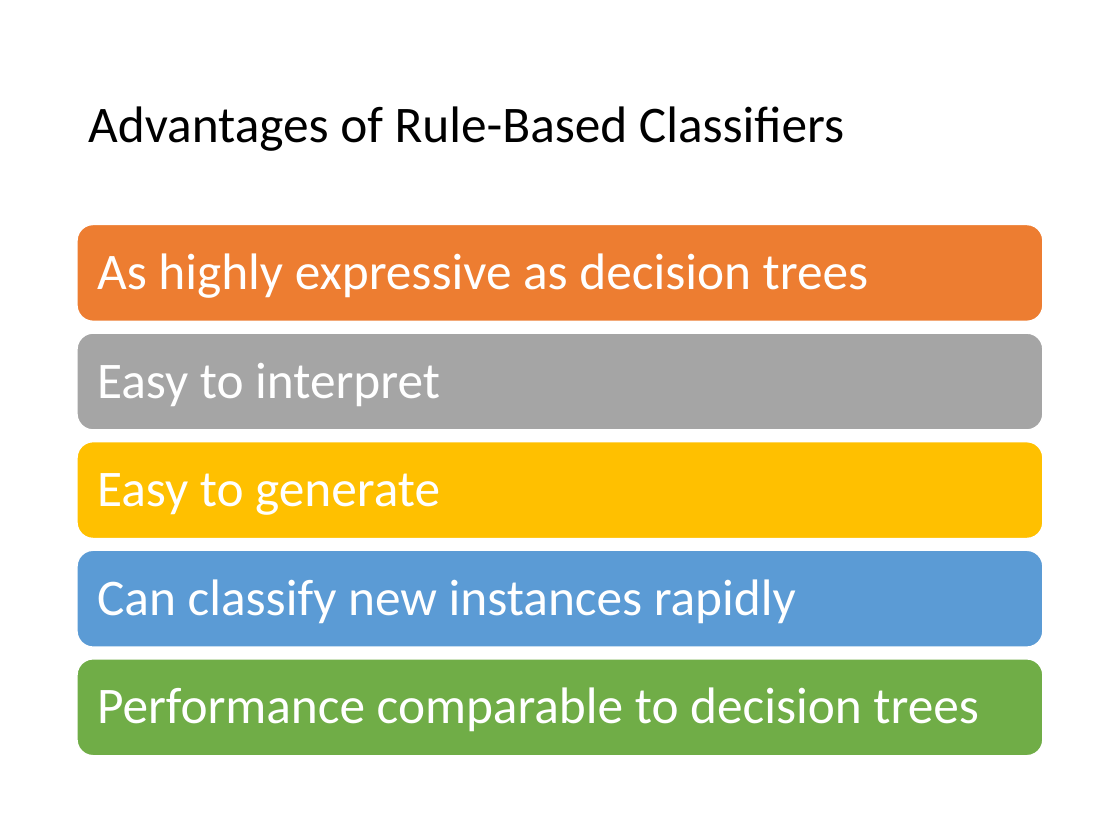
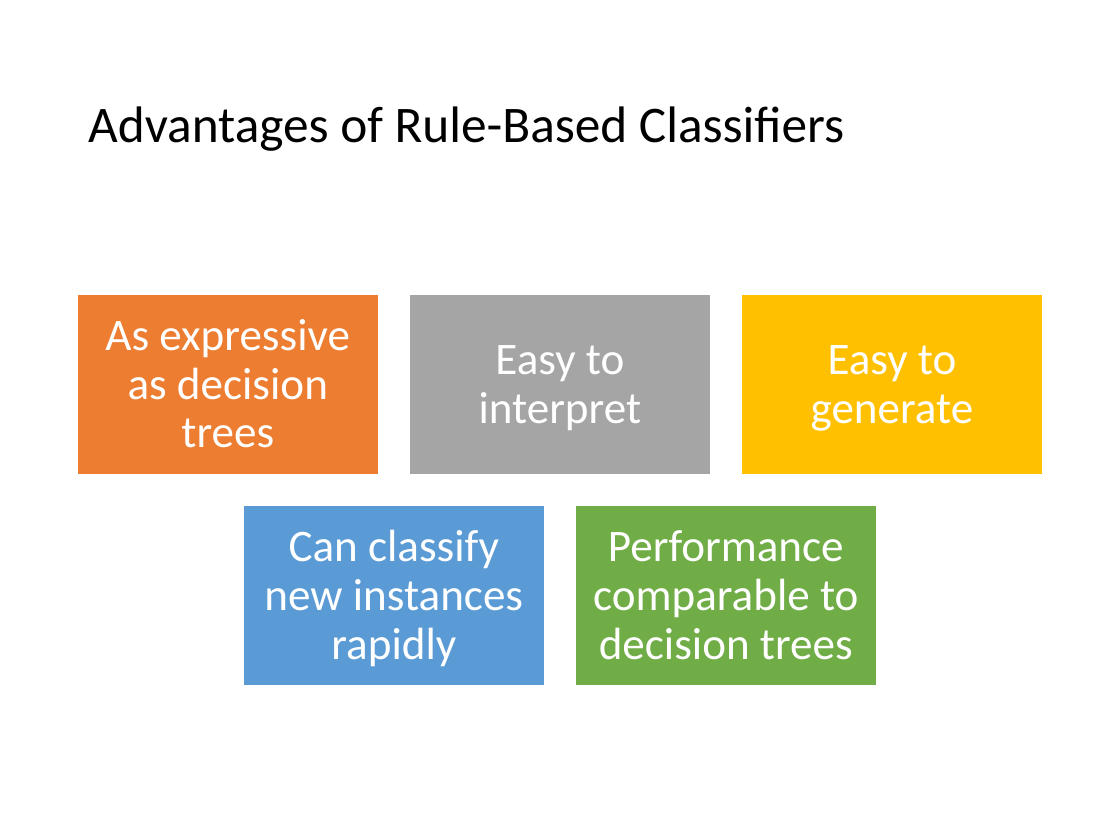
Before and after one commit to mhahsler/Introduction_to_Data_Mining_R_Examples, a slide deck: slide 29 of slides/chap4_alternative_classification.pptx (slide 30 before the commit). Drawn at 1120x840 pixels with LibreOffice and Linux fonts; fonts in the diff are those of the drawing. Boxes give left, top, right and bottom in pixels: in the first picture for what was removed or moved away, otherwise in the second. Text is boxed around its words. In the diff, an @@ line names an element or a change of style, - is before the commit and + after.

```diff
--- a/slides/chap4_alternative_classification.pptx
+++ b/slides/chap4_alternative_classification.pptx
@@ text "Easy to interpret": place and size @@
-text "Easy to interpret" at [97, 363, 440, 406]
+text "Easy to interpret" at [479, 345, 642, 430]
@@ text "Easy to generate": place and size @@
-text "Easy to generate" at [97, 473, 440, 515]
+text "Easy to generate" at [811, 345, 974, 431]
@@ text at [105, 319, 350, 448]: text changed; size 33 to 29 pt @@
-As highly expressive as decision trees
+As expressive as decision trees
@@ text "Can classify new instances rapidly": place and size @@
-text "Can classify new instances rapidly" at [97, 579, 796, 624]
+text "Can classify new instances rapidly" at [264, 529, 523, 667]
@@ size 33 to 29 pt; alignment left to centre; less space between paragraphs in 4 elements at [479, 345, 642, 430], [264, 529, 523, 667], [811, 345, 974, 431], [593, 530, 858, 660] @@
@@ text "Performance comparable to decision trees": place and size @@
-text "Performance comparable to decision trees" at [97, 687, 978, 732]
+text "Performance comparable to decision trees" at [593, 530, 858, 660]
@@ group added at [77, 293, 1044, 687]: 5 rectangles @@
@@ group removed at [77, 224, 1043, 756]: 5 rounded rectangles @@
```
Also in this commit, not shown: 10 other slides changed, 1 slide removed, 1 other file.
